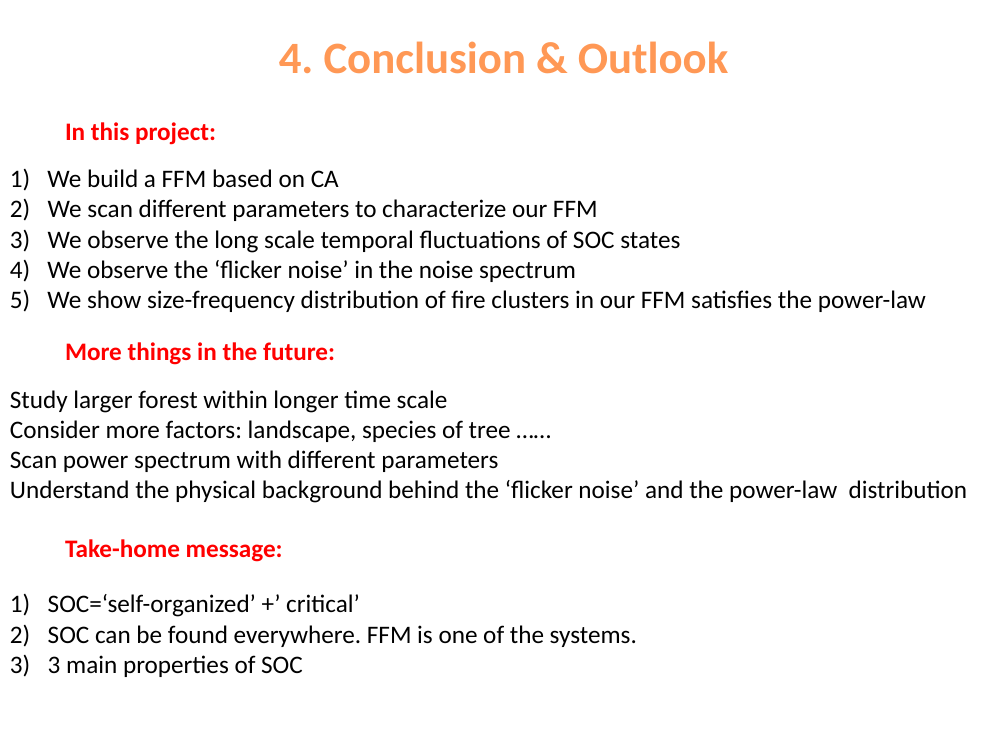
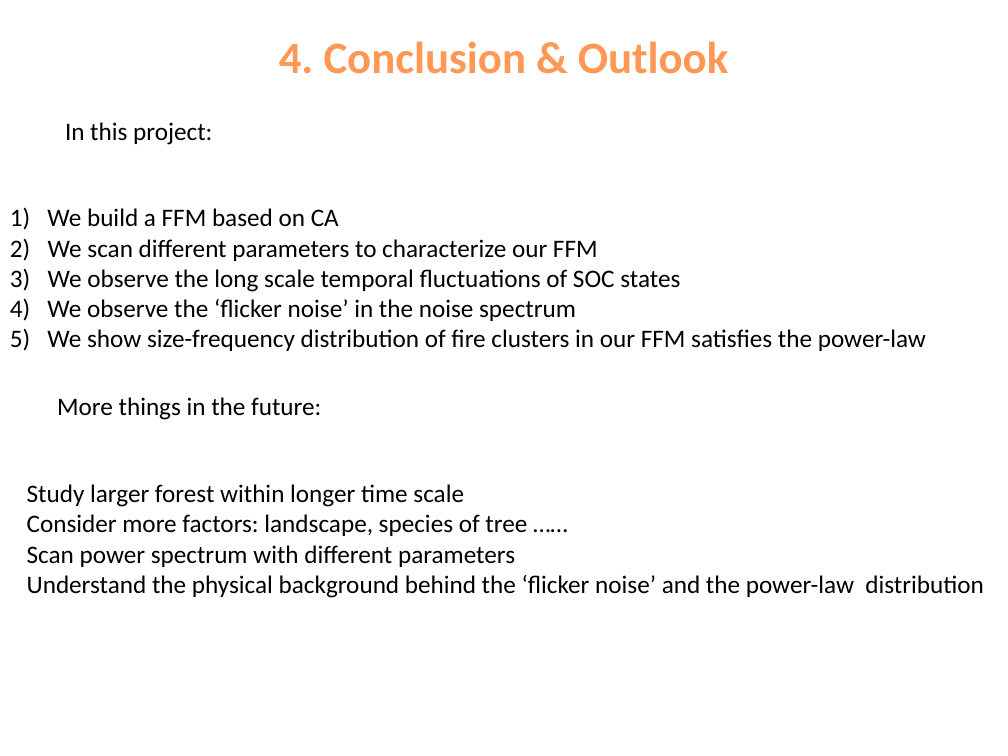
Before and after one commit to geniusszsz/Fire-Phoenix, a slide deck: slide 13 of presentation/presentation FFM&SOC.pptx. Drawn at 1008x756 pixels with LibreOffice and Linux fonts; fonts in the diff are those of the drawing. Boxes give left, top, right and bottom in pixels: in the first picture for what was removed or moved away, otherwise in the second. Text is boxed around its words. In the diff, an @@ line names an element or a change of style, - is before the commit and + after.

```diff
--- a/presentation/presentation FFM&SOC.pptx
+++ b/presentation/presentation FFM&SOC.pptx
@@ text "In this project:" at (x1=65, y1=122, x2=212, y2=145): text colour #FF0000 to #000000, bold off @@
@@ text "1) We build a FFM ..." moved from (x1=10, y1=169, x2=926, y2=312) to (x1=10, y1=208, x2=926, y2=351) @@
@@ text "More things in the future:" at (x1=57, y1=397, x2=321, y2=420): text colour #FF0000 to #000000, bold off @@
@@ text "More things in the future:" moved from (x1=65, y1=342, x2=335, y2=365) to (x1=57, y1=397, x2=321, y2=420) @@
@@ text "Study larger forest within longer ..." moved from (x1=10, y1=390, x2=967, y2=503) to (x1=27, y1=484, x2=983, y2=598) @@
@@ text removed at (x1=65, y1=539, x2=283, y2=562) @@
-Take-home message:
@@ text removed at (x1=10, y1=594, x2=637, y2=677) @@
-1) SOC=‘self-organized’ +’ critical’
-2) SOC can be found everywhere. FFM is one of the systems.
-3) 3 main properties of SOC
```
Also in this commit, not shown: 7 other slides changed, 1 other file.
